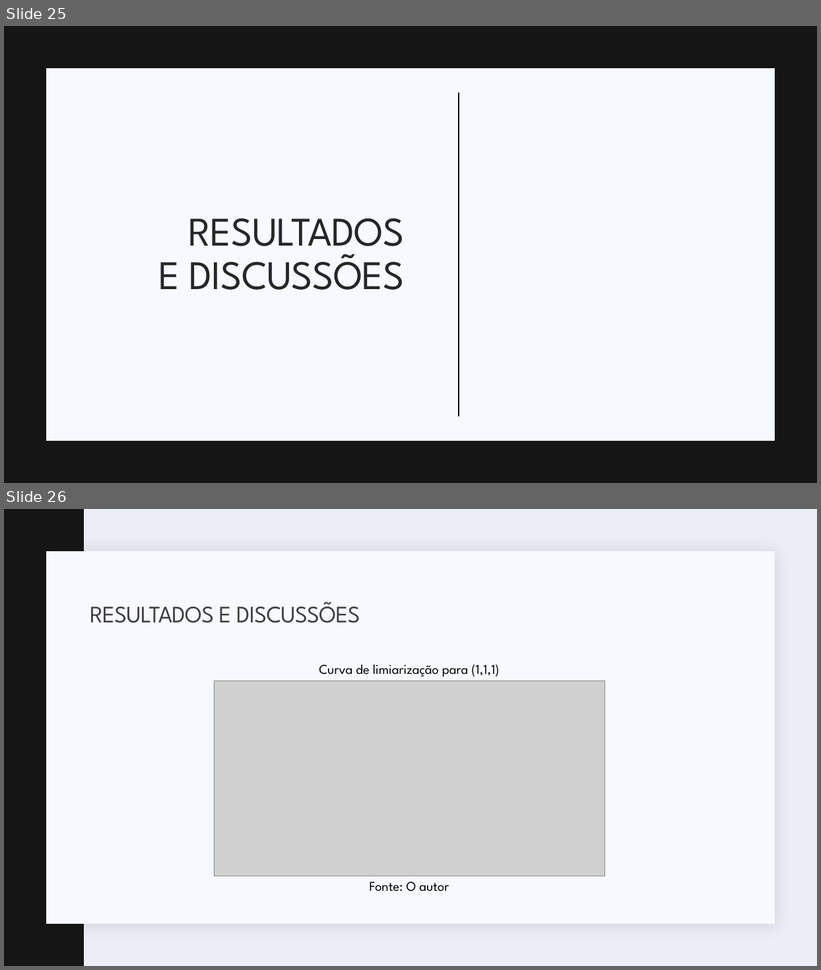
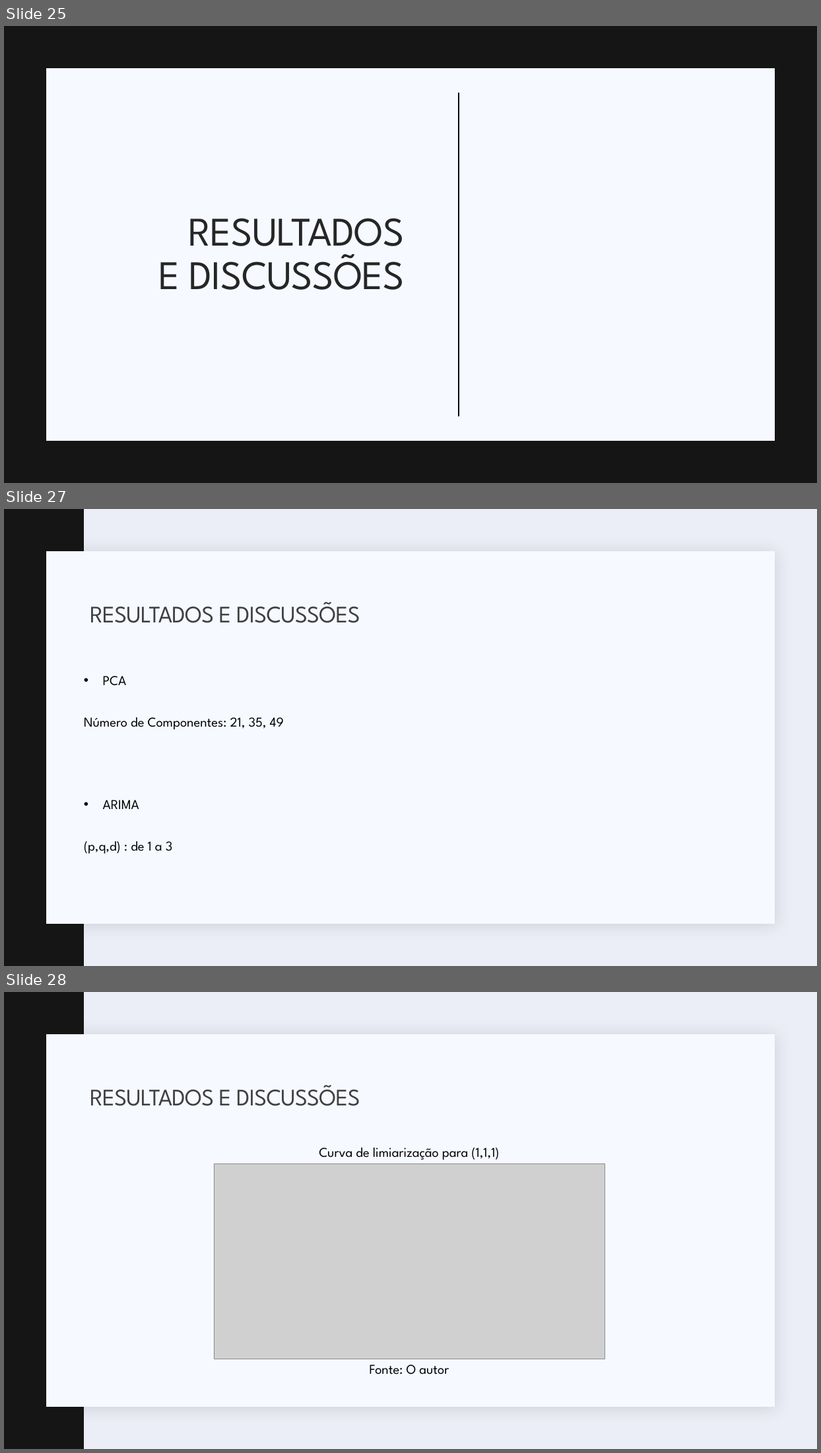
Before and after one commit to JoaoGNT/DDoS_Detection, a slide deck: Apresentação.pptx. Shown one above the other, each under a label of ours: slides 25 and 26 before the commit, slides 25, 27 and 28 after it; the slides between them are not shown. The pictures are 821x970 and 821x1453 pixels, drawn with LibreOffice and Linux fonts; fonts in the diff are those of the drawing; grey boxes stand for pictures. Boxes give left, top, right and bottom in pixels: in the first picture for what was removed or moved away, otherwise in the second. Text is boxed around its words. In the diff, an @@ line names an element or a change of style, - is before the commit and + after.

```diff
--- a/Apresentação.pptx
+++ b/Apresentação.pptx
@@ slide 27 added at (4, 509, 817, 966), background #ECEEF7; not listed: 2 template elements that a slide beside it also shows @@
@@ title added at (90, 602, 360, 623), 28 pt, text #404040 @@
+RESULTADOS E DISCUSSÕES
@@ text added at (84, 676, 284, 854), 16 pt, text #000000 @@
+• PCA
+Número de Componentes: 21, 35, 49
+• ARIMA
+(p,q,d) : de 1 a 3
@@ what was slide 26 is now slide 28 @@
```
Also in this commit, not shown: 1 slide changed, 1 other slide added, 3 other files.
